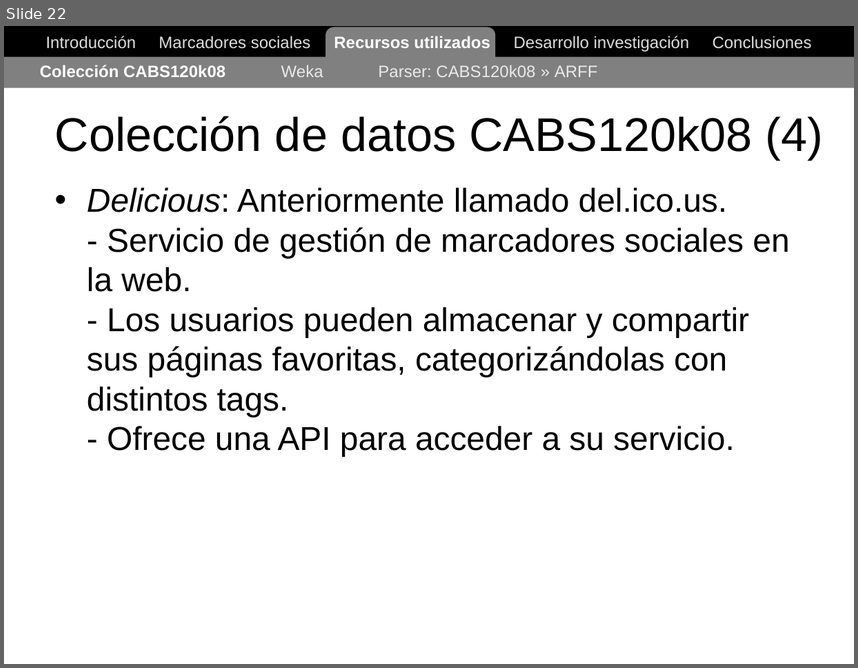
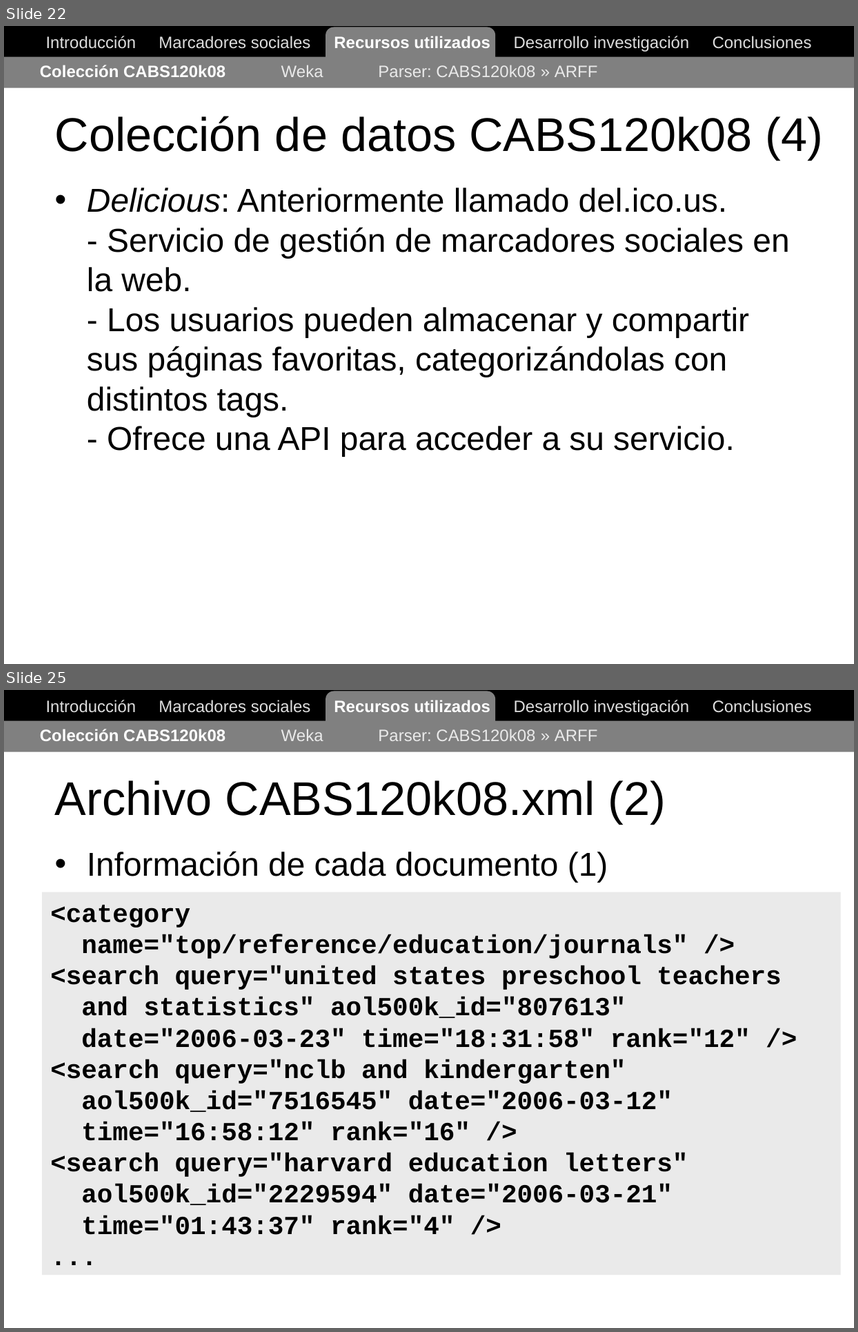
Before and after one commit to ak907kenai/nicotournetesis, a slide deck: docs_trunk/Nicolás Tourné - Presentación Tesis (v1).ppt. Shown one above the other, each under a label of ours: slide 22 before the commit, slides 22 and 25 after it; the slides between them are not shown. The pictures are 858x668 and 858x1332 pixels, drawn with LibreOffice and Linux fonts; fonts in the diff are those of the drawing. Boxes give left, top, right and bottom in pixels: in the first picture for what was removed or moved away, otherwise in the second. Text is boxed around its words. In the diff, an @@ line names an element or a change of style, - is before the commit and + after.

```diff
--- a/docs_trunk/Nicolás Tourné - Presentación Tesis (v1).ppt
+++ b/docs_trunk/Nicolás Tourné - Presentación Tesis (v1).ppt
@@ slide 25 added at <box>4,690,854,1328</box>, background #FFFFFF @@
@@ rectangle added at <box>4,690,854,720</box>, fill #000000, outline #000000 0.74 pt @@
@@ text added at <box>46,700,812,716</box>, 14 pt, text #DDDDDD @@
+Introducción Marcadores sociales Recursos utilizados Desarrollo investigación Conclusiones
@@ rounded rectangle added at <box>326,691,495,741</box>, fill #808080 @@
@@ rectangle added at <box>4,720,854,751</box>, fill #808080 @@
@@ text added at <box>40,729,598,741</box>, 14 pt, text #EAEAEA @@
+Colección CABS120k08 Weka Parser: CABS120k08 » ARFF
@@ title added at <box>55,780,666,824</box>, 40 pt, text #000000 @@
+Archivo CABS120k08.xml (2)
@@ text added at <box>87,851,608,882</box>, 28 pt, text #000000 @@
+• Información de cada documento (1)
@@ rectangle added at <box>42,892,840,1275</box>, fill #EAEAEA, 22 pt, text #000000, bold @@
+<category
+name="top/reference/education/journals" />
+<search query="united states preschool teachers
+and statistics" aol500k_id="807613"
+date="2006-03-23" time="18:31:58" rank="12" />
+<search query="nclb and kindergarten"
+aol500k_id="7516545" date="2006-03-12"
+time="16:58:12" rank="16" />
+<search query="harvard education letters"
+aol500k_id="2229594" date="2006-03-21"
+time="01:43:37" rank="4" />
+...
```
Also in this commit, not shown: 4 slides changed, 11 other slides added.
